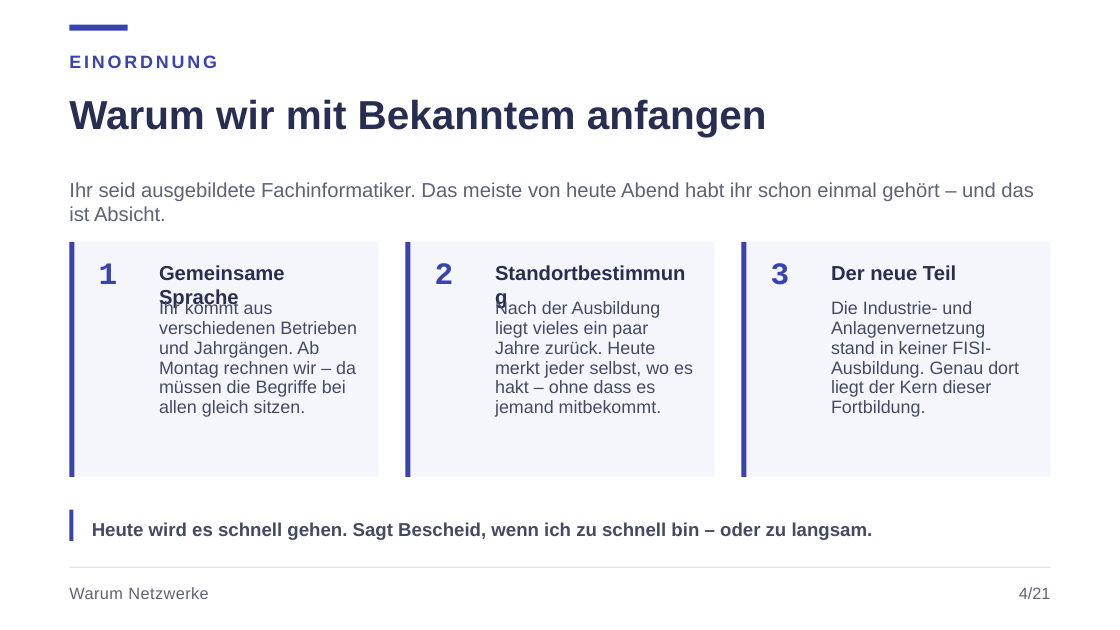
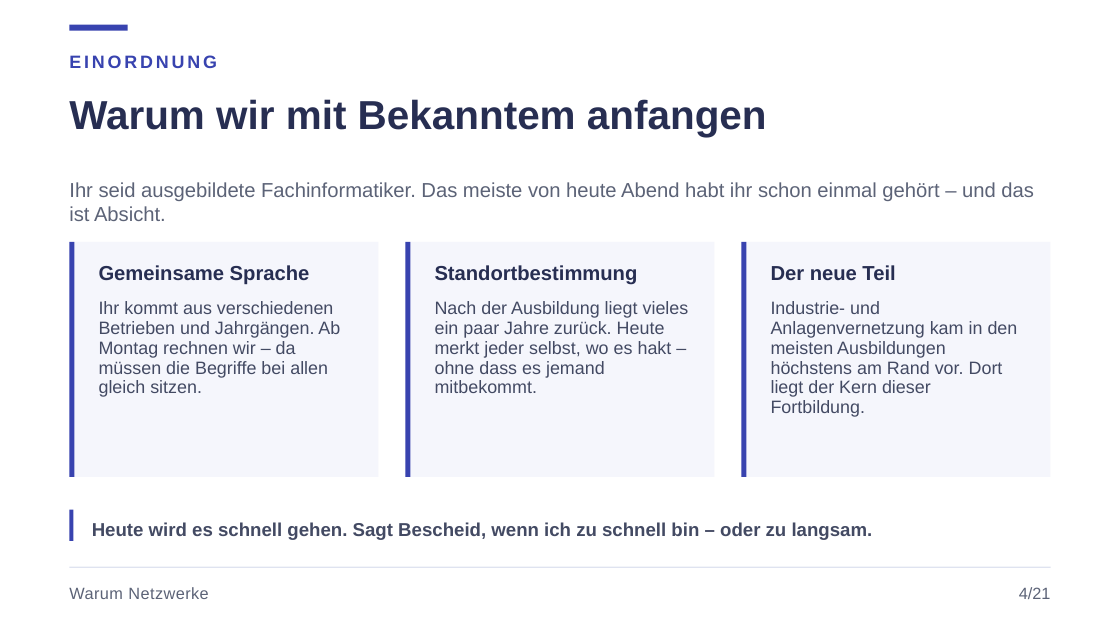
Before and after one commit to JacobMenge/kurs-unterlagen, a slide deck: slide 6 of folien/dist/01-netzwerke-grundlagen.pptx. Drawn at 1120x630 pixels with LibreOffice and Linux fonts; fonts in the diff are those of the drawing. Boxes give left, top, right and bottom in pixels: in the first picture for what was removed or moved away, otherwise in the second. Text is boxed around its words. In the diff, an @@ line names an element or a change of style, - is before the commit and + after.

Commit message:
folien: kartenlayout robuster (titelumbruch, icon-freiraum), schaubilder nachjustiert, aussagen zur ausbildung praezisiert

```diff
--- a/folien/dist/01-netzwerke-grundlagen.pptx
+++ b/folien/dist/01-netzwerke-grundlagen.pptx
@@ text "Gemeinsame Sprache" rewrapped from bbox=[159, 265, 285, 309] to bbox=[99, 265, 310, 285] @@
@@ text removed at bbox=[99, 263, 118, 284] @@
-1
@@ text "Standortbestimmung" rewrapped from bbox=[495, 260, 694, 293] to bbox=[435, 265, 638, 285] @@
@@ text removed at bbox=[435, 263, 454, 284] @@
-2
@@ text "Der neue Teil": place and size @@
-text "Der neue Teil" at bbox=[831, 265, 956, 280]
+text "Der neue Teil" at bbox=[771, 265, 895, 280]
@@ text removed at bbox=[771, 263, 790, 285] @@
-3
@@ text "Ihr kommt aus verschiedenen Betrieben ..." rewrapped from bbox=[159, 301, 357, 417] to bbox=[99, 301, 340, 397] @@
@@ text "Nach der Ausbildung liegt vieles ..." rewrapped from bbox=[495, 301, 693, 417] to bbox=[435, 301, 689, 393] @@
@@ text at bbox=[771, 301, 1018, 417]: text changed @@
-Die Industrie- und Anlagenvernetzung stand in keiner FISI-Ausbildung. Genau dort liegt der Kern dieser Fortbildung.
+Industrie- und Anlagenvernetzung kam in den meisten Ausbildungen höchstens am Rand vor. Dort liegt der Kern dieser Fortbildung.
```
Also in this commit, not shown: 8 other slides changed, 8 other files.
